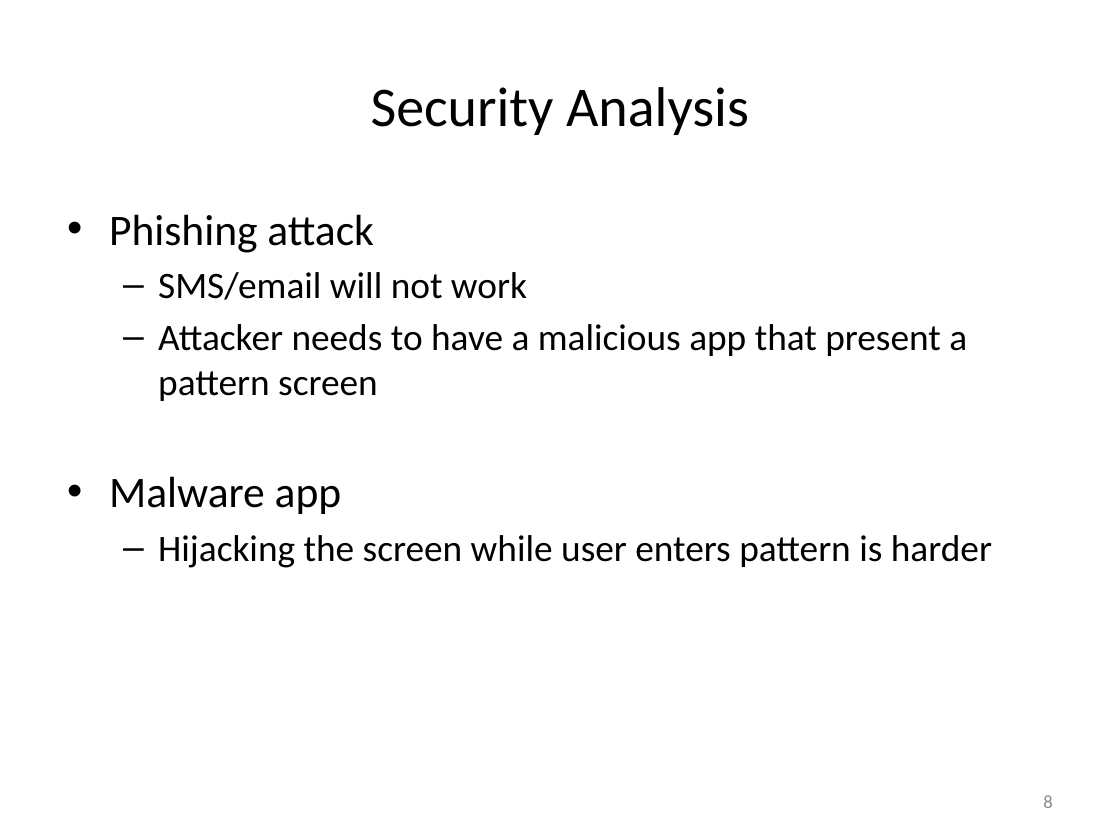
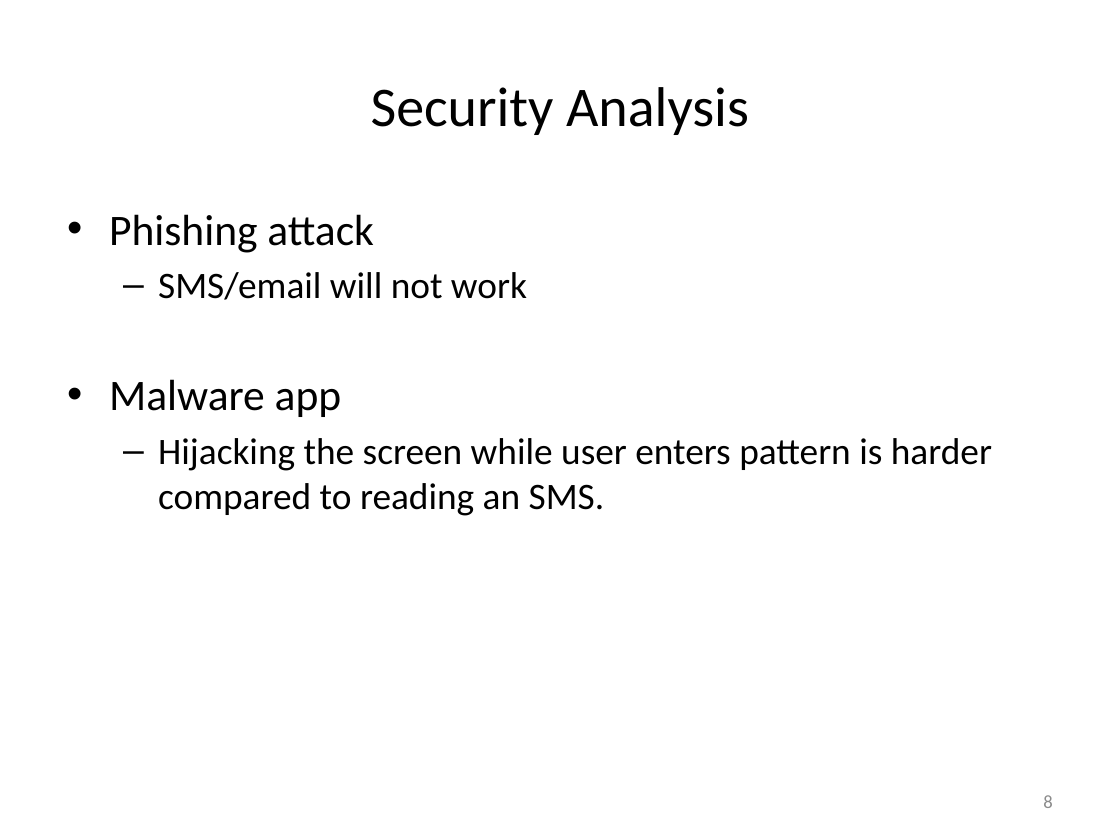
Before and after one commit to GitAashishG/SecureCube, a slide deck: slide 8 of Demo/NetSec.pptx. Drawn at 1120x840 pixels with LibreOffice and Linux fonts; fonts in the diff are those of the drawing. Boxes give left, top, right and bottom in pixels: in the first picture for what was removed or moved away, otherwise in the second. Text is boxed around its words. In the diff, an @@ line names an element or a change of style, - is before the commit and + after.

```diff
--- a/Demo/NetSec.pptx
+++ b/Demo/NetSec.pptx
@@ text at box(158, 324, 967, 401): paragraph removed @@
-  – Attacker needs to have a malicious app that present a pattern screen
@@ text at box(158, 438, 992, 516): text changed @@
-  – Hijacking the screen while user enters pattern is harder
+  – Hijacking the screen while user enters pattern is harder compared to reading an SMS.
```
Also in this commit, not shown: 2 other slides changed.
